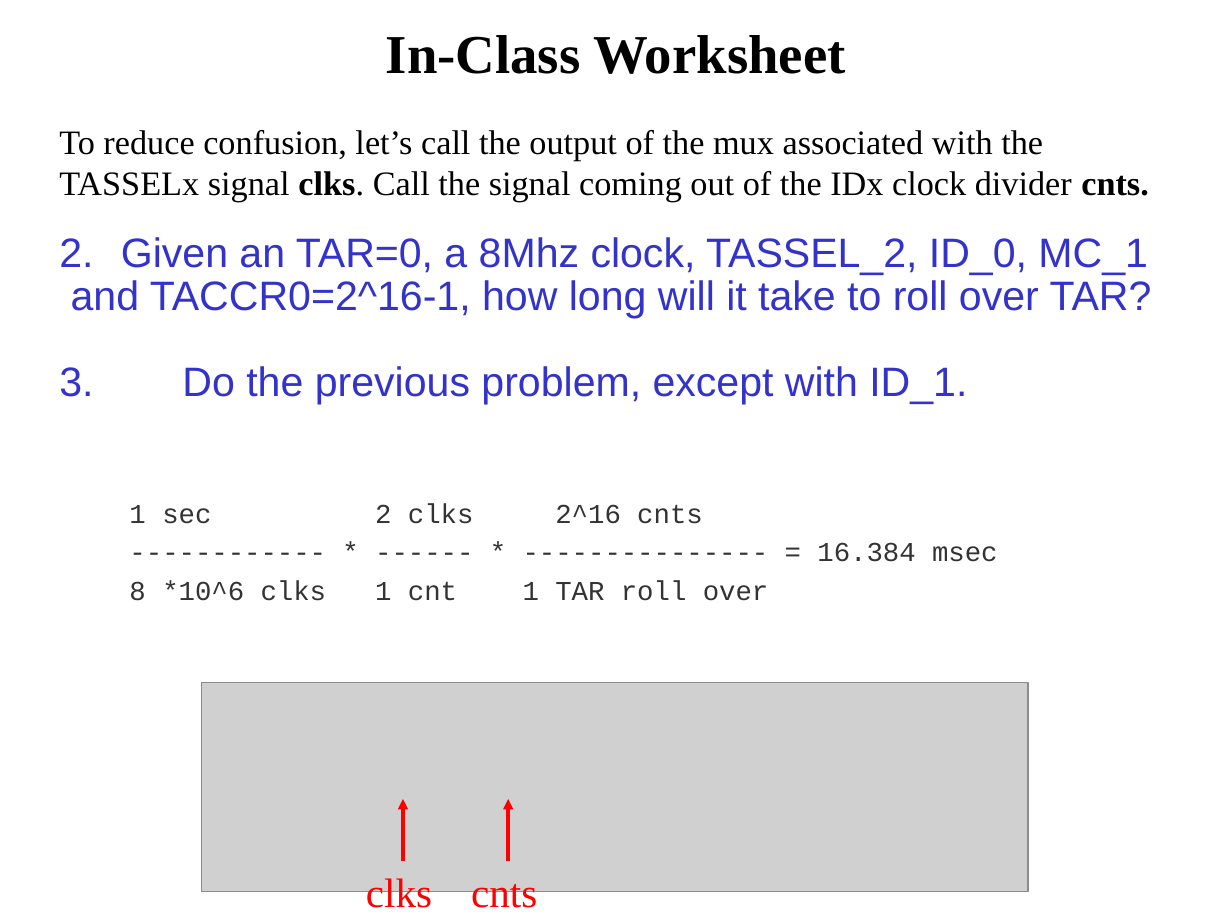
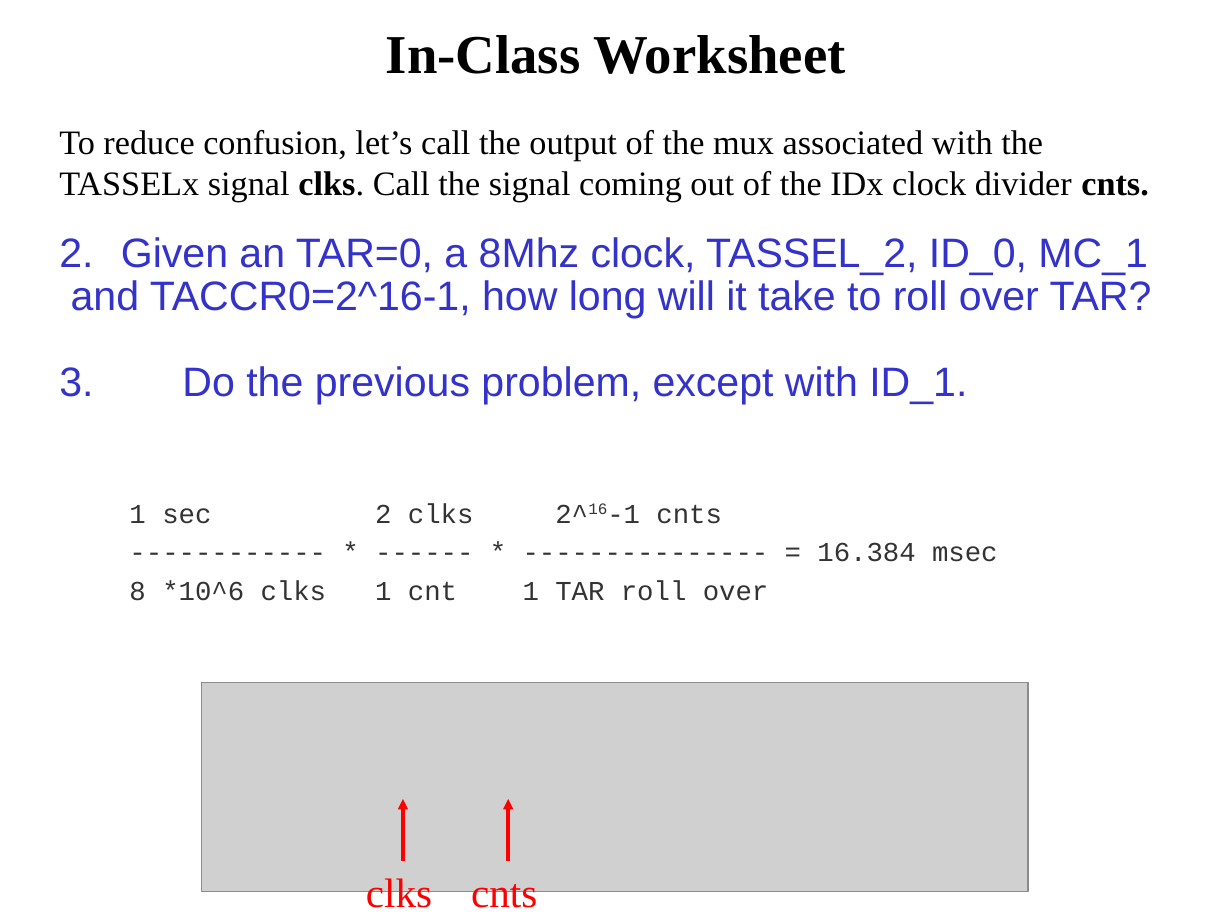
Before and after one commit to pw4rn3r/ECE382, a slide deck: slide 26 of notes/L25/Lsn25.pptx. Drawn at 1232x924 pixels with LibreOffice and Linux fonts; fonts in the diff are those of the drawing; grey boxes stand for pictures. Boxes give left, top, right and bottom in pixels: in the first picture for what was removed or moved away, otherwise in the second. Text is boxed around its words. In the diff, an @@ line names an element or a change of style, - is before the commit and + after.

```diff
--- a/notes/L25/Lsn25.pptx
+++ b/notes/L25/Lsn25.pptx
@@ text at [129,503,722,524]: text changed @@
-  1 sec 2 clks 2^16 cnts
+  1 sec 2 clks 2^16-1 cnts
```
Also in this commit, not shown: 3 other slides changed, 1 other file.
